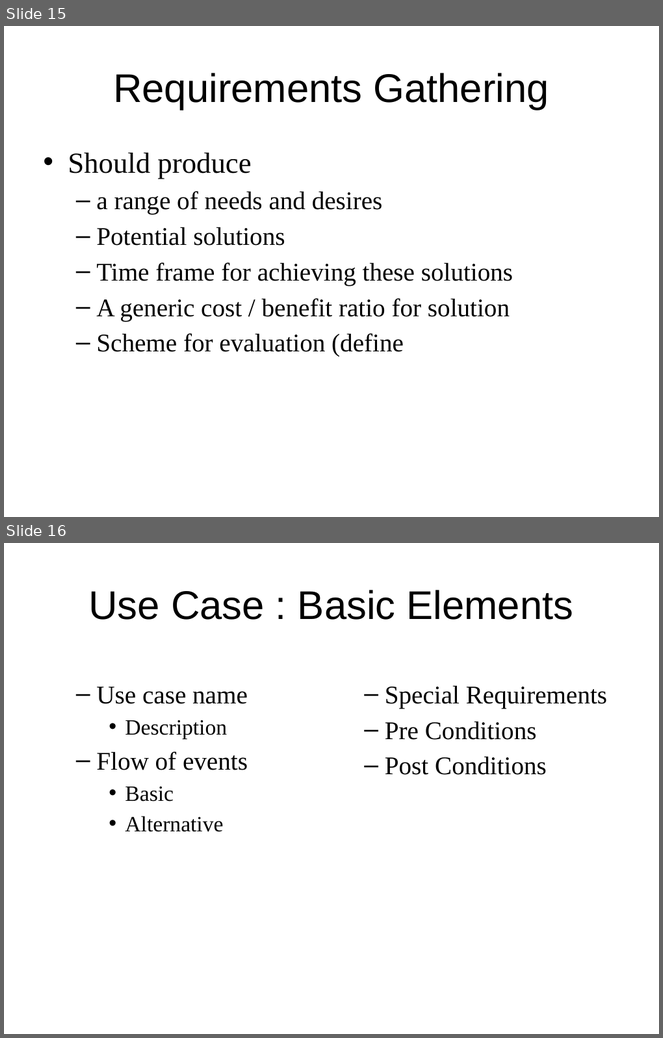
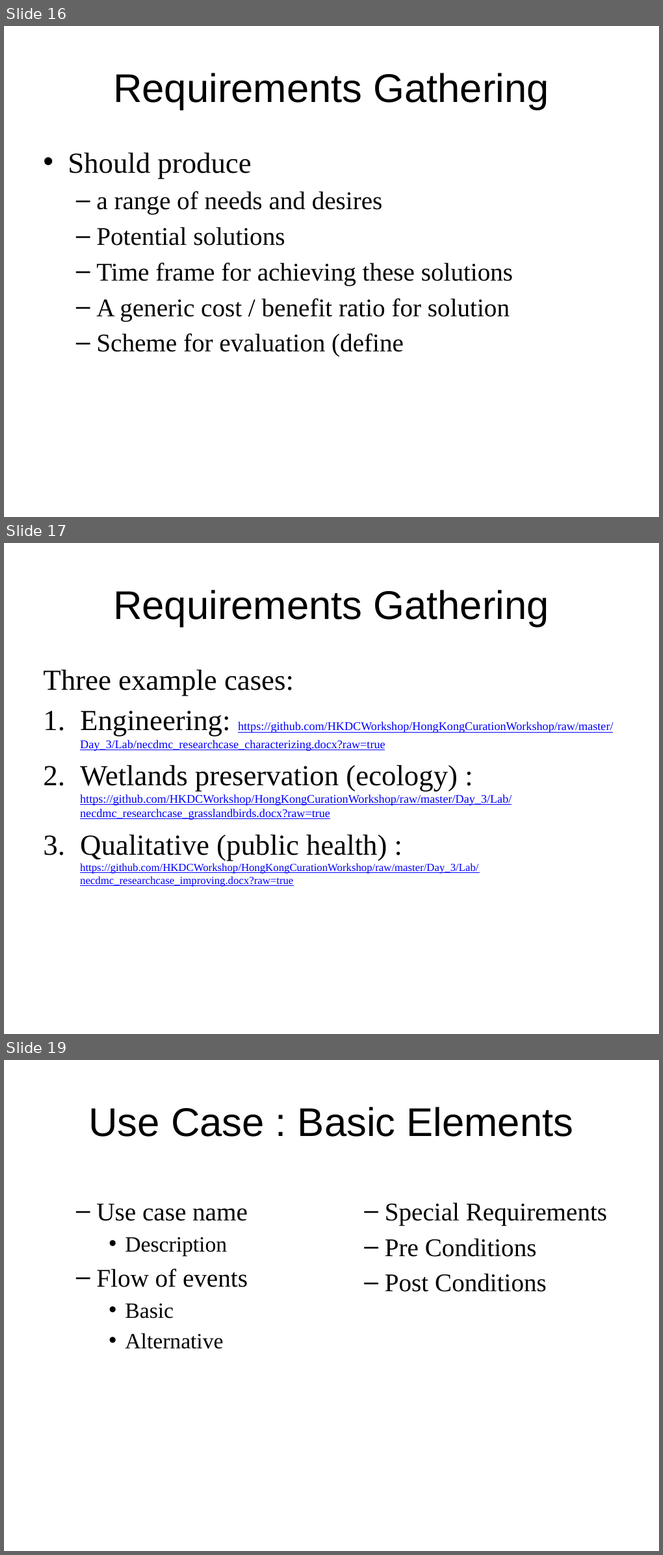
Before and after one commit to DataCurationWorkshop/HongKongCurationWorkshop, a slide deck: Day_3/Lab/Day_3_SystemsAnalysisForDataCuration.pptx. Shown one above the other, each under a label of ours: slides 15 and 16 before the commit, slides 16, 17 and 19 after it; the slides between them are not shown. The pictures are 663x1038 and 663x1555 pixels, drawn with LibreOffice and Linux fonts; fonts in the diff are those of the drawing; background and template pictures are left out. Boxes give left, top, right and bottom in pixels: in the first picture for what was removed or moved away, otherwise in the second. Text is boxed around its words. In the diff, an @@ line names an element or a change of style, - is before the commit and + after.

```diff
--- a/Day_3/Lab/Day_3_SystemsAnalysisForDataCuration.pptx
+++ b/Day_3/Lab/Day_3_SystemsAnalysisForDataCuration.pptx
@@ slide 17 added at (4, 543, 659, 1034), background #FFFFFF @@
@@ title added at (113, 590, 549, 627), 44 pt, text #000000 @@
+Requirements Gathering
@@ text added at (43, 670, 613, 887), 13 pt, text #0000FF, underline @@
+Three example cases:
+1. Engineering: https://github.com/HKDCWorkshop/HongKongCurationWorkshop/raw/master/Day_3/Lab/necdmc_researchcase_characterizing.docx?raw=true
+2. Wetlands preservation (ecology) : https://github.com/HKDCWorkshop/HongKongCurationWorkshop/raw/master/Day_3/Lab/necdmc_researchcase_grasslandbirds.docx?raw=true
+3. Qualitative (public health) : https://github.com/HKDCWorkshop/HongKongCurationWorkshop/raw/master/Day_3/Lab/necdmc_researchcase_improving.docx?raw=true
@@ what was slide 15 is now slide 16 @@
@@ what was slide 16 is now slide 19 @@
```
Also in this commit, not shown: 2 slides changed, 5 other slides added, 1 slide removed, 1 other file.
